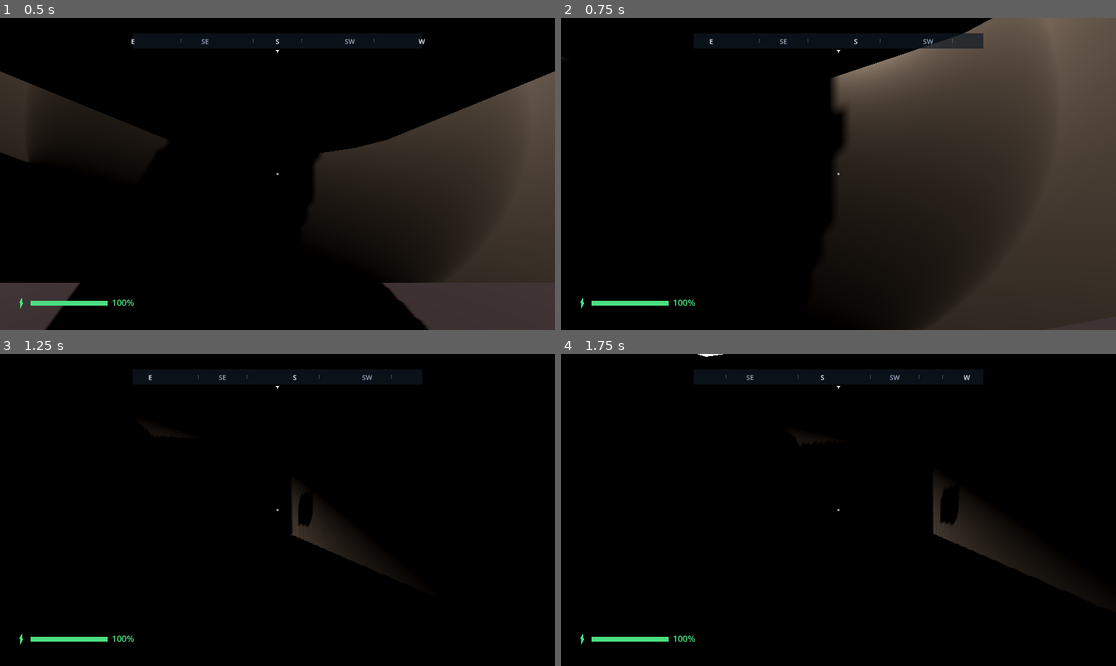
Above: before the commit, frames 1-4 (two rows, left to right).
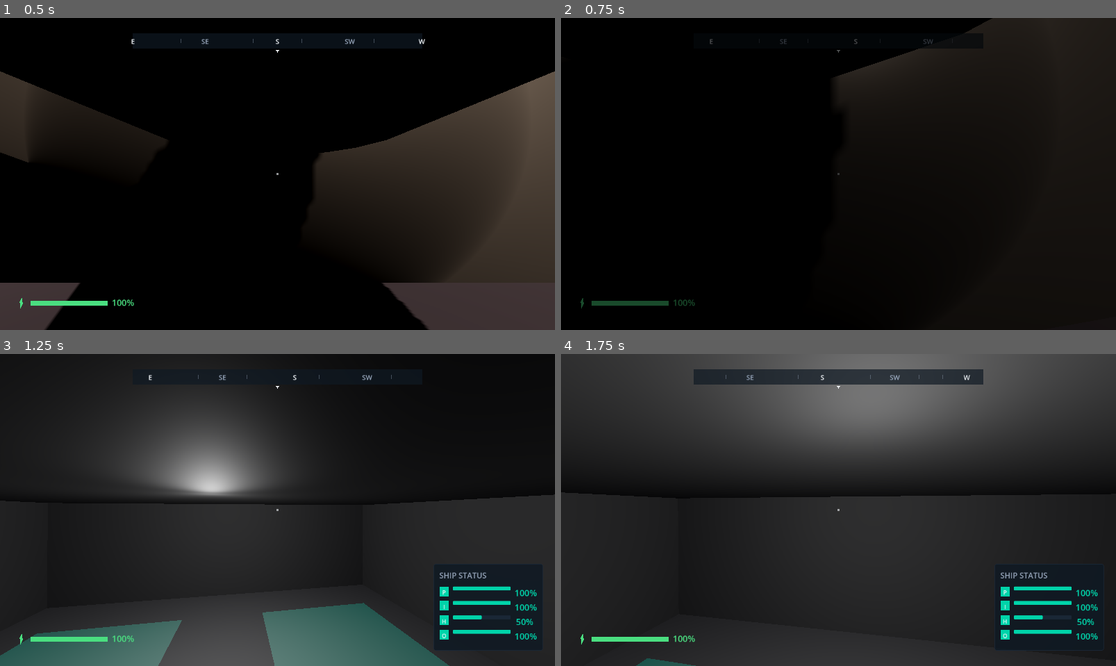
Above: after the commit, the same moments.

Repository: sqlhammer/Hammer-Forge-Studio
Game: Godot game, scene res://scenes/levels/test_world.tscn
Same seed, same stepped clock (60 frames per second), same inputs: the game is played once before the commit and once after it. The project has no main scene, so this scene is started directly.
Inputs (mouse positions are in pixels of both pictures, inside the frame that each line leads up to):
- Up to frame 1 (0.5 s): no input
- Up to frame 2 (0.75 s): tap Enter (ui_accept) at 0.5 s; move the mouse to (866, 174) at 0.52 s; hold W (move_forward) from 0.53 s (still down); hold E (interact) from 0.53 s (still down); click (866, 174) at 0.67 s
- Up to frame 3 (1.25 s): keep holding W (move_forward); keep holding E (interact); tap Space (jump) at 0.77 s
- Up to frame 4 (1.75 s): keep holding W (move_forward); move the mouse to (810, 510) at 1.27 s; release E (interact) at 1.28 s; tap E (interact) at 1.35 s; tap Space (jump) at 1.52 s

Frame 1 is identical in both runs. In frame 2, 38% of the frame differs, in the area x 3-100%, y 0-100%; in frame 3, 71%; in frame 4, 90%, in the area x 0-100%, y 0-100%.

Commit message:
TICKET-0082: Fix player blocked from entering ship near hull
Repositioned ShipEnterZone to straddle the hull collision edge (Z=21).
Old zone (Z 10.5–16.5) was entirely inside the hull, unreachable by
the player. New zone (Z 18–28) extends past the hull edge so the
player can trigger entry when standing close to the ship.

Co-Authored-By: Claude Opus 4.6 <noreply@anthropic.com>

Diff:
--- a/game/scripts/levels/test_world.gd
+++ b/game/scripts/levels/test_world.gd
@@ -327,16 +327,17 @@
 	_ship_interior.player_entered_ship.connect(_on_player_entered_ship)
 	_ship_interior.player_exited_ship.connect(_on_player_exited_ship)
 
-	# Create an enter-ship interaction zone near the ship exterior (scaled for 3× hull)
+	# Create an enter-ship interaction zone that straddles the hull edge (3× hull Z-edge = 21)
+	# Zone must extend outside the hull so the player can reach it without clipping through
 	_ship_enter_zone = Area3D.new()
 	_ship_enter_zone.name = "ShipEnterZone"
 	_ship_enter_zone.collision_layer = 0
 	_ship_enter_zone.collision_mask = LAYER_PLAYER
 	var enter_col := CollisionShape3D.new()
 	var enter_shape := BoxShape3D.new()
-	enter_shape.size = Vector3(9.0, 6.0, 6.0)
+	enter_shape.size = Vector3(12.0, 6.0, 10.0)
 	enter_col.shape = enter_shape
-	enter_col.position = Vector3(0, 3.0, 13.5)
+	enter_col.position = Vector3(0, 3.0, 23.0)
 	_ship_enter_zone.add_child(enter_col)
 	add_child(_ship_enter_zone)
 
